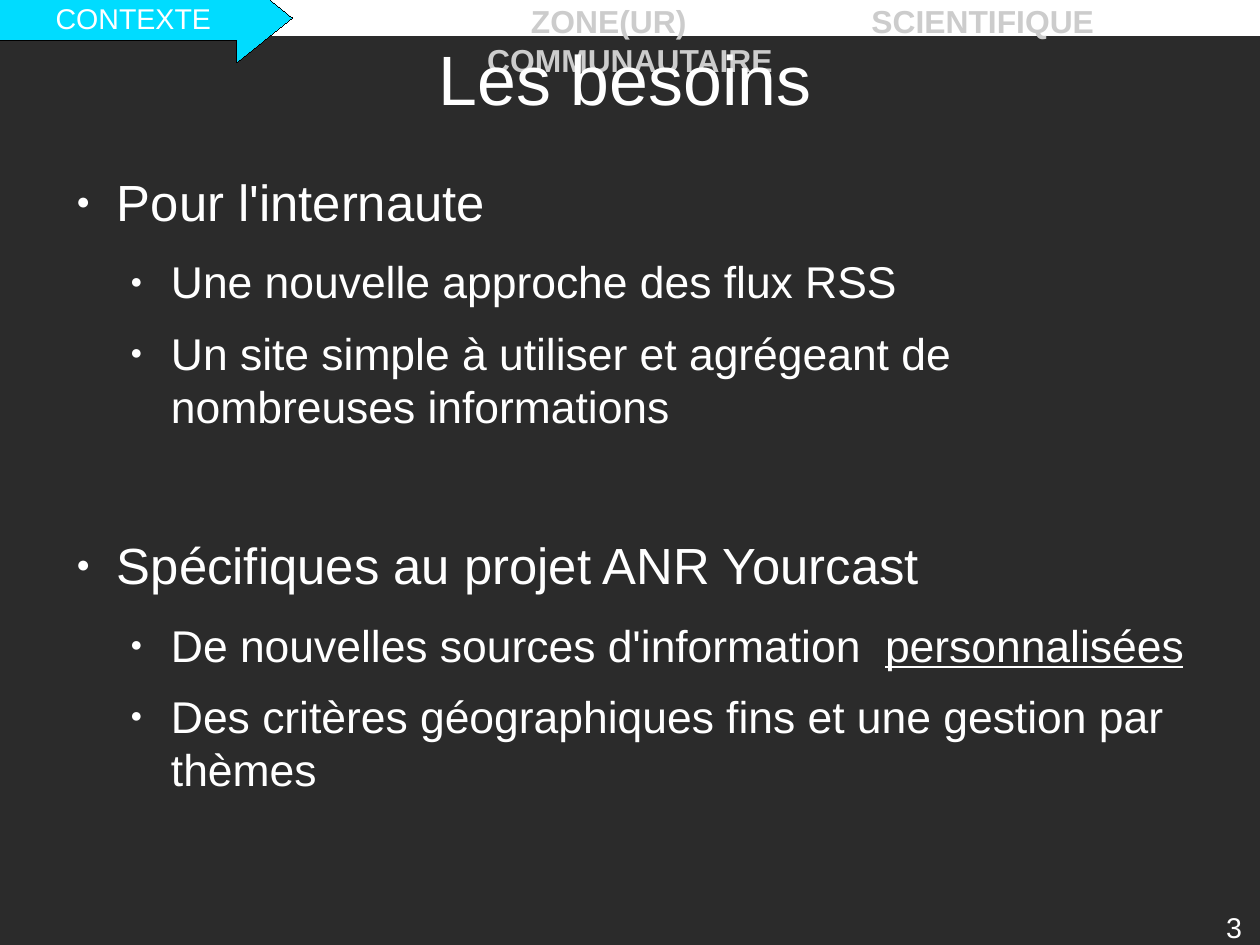
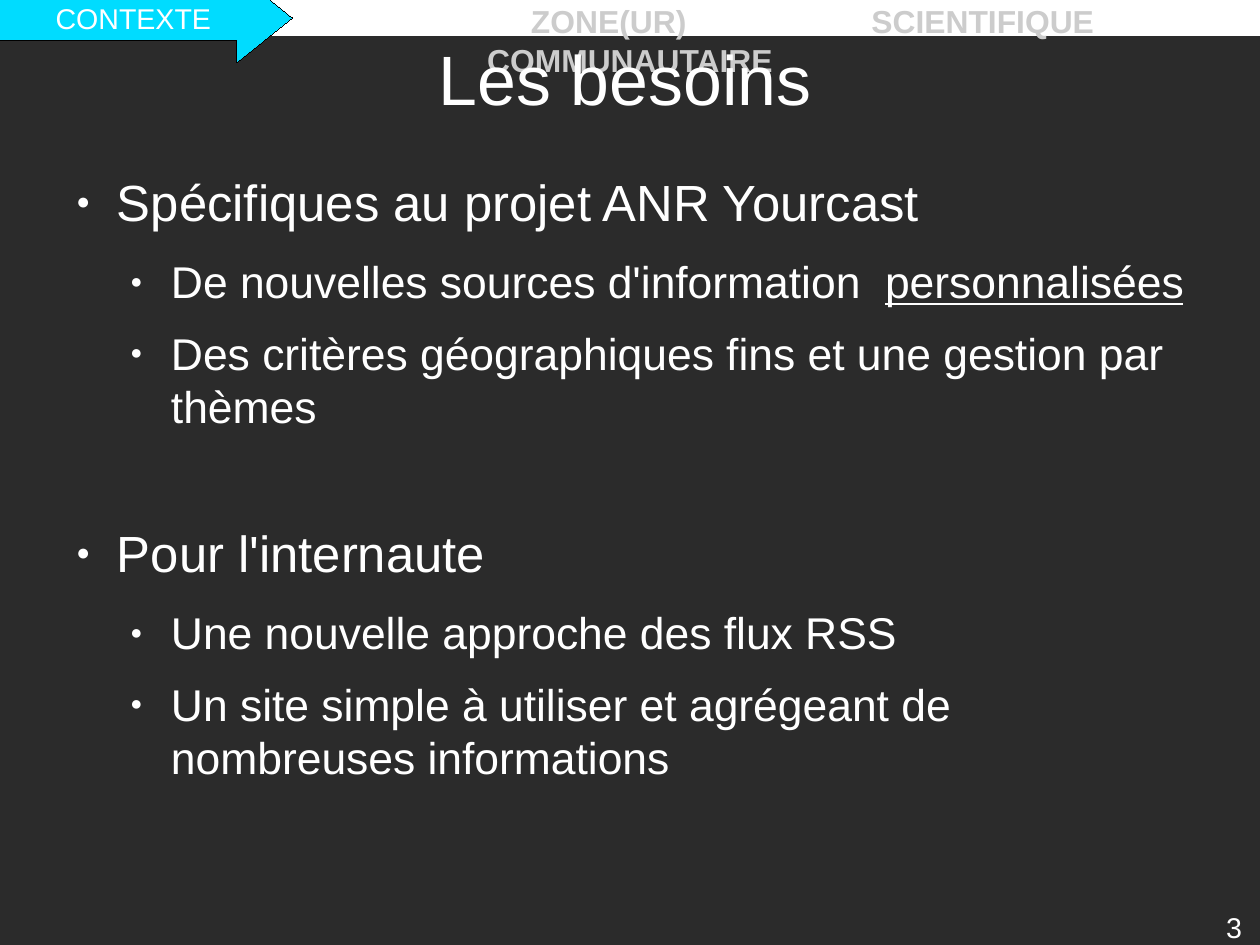
Before and after one commit to descl/ZONE, a slide deck: slide 3 of Rapport/presentation.odp. Drawn at 1260x945 pixels with LibreOffice and Linux fonts; fonts in the diff are those of the drawing; background and template pictures are left out; a plain dark background stands for a picture behind light text. Boxes give left, top, right and bottom in pixels: in the first picture for what was removed or moved away, otherwise in the second. Text is boxed around its words. In the diff, an @@ line names an element or a change of style, - is before the commit and + after.

```diff
--- a/Rapport/presentation.odp
+++ b/Rapport/presentation.odp
@@ text at box(117, 183, 1184, 424): paragraphs added @@
+● Spécifiques au projet ANR Yourcast
+  ● De nouvelles sources d'information personnalisées
+  ● Des critères géographiques fins et une gestion par thèmes
@@ text at box(117, 546, 1184, 787): paragraphs removed @@
-● Spécifiques au projet ANR Yourcast
-  ● De nouvelles sources d'information personnalisées
-  ● Des critères géographiques fins et une gestion par thèmes
```
Also in this commit, not shown: 17 other slides changed, 2 slides added, 3 slides removed, 4 other files.
